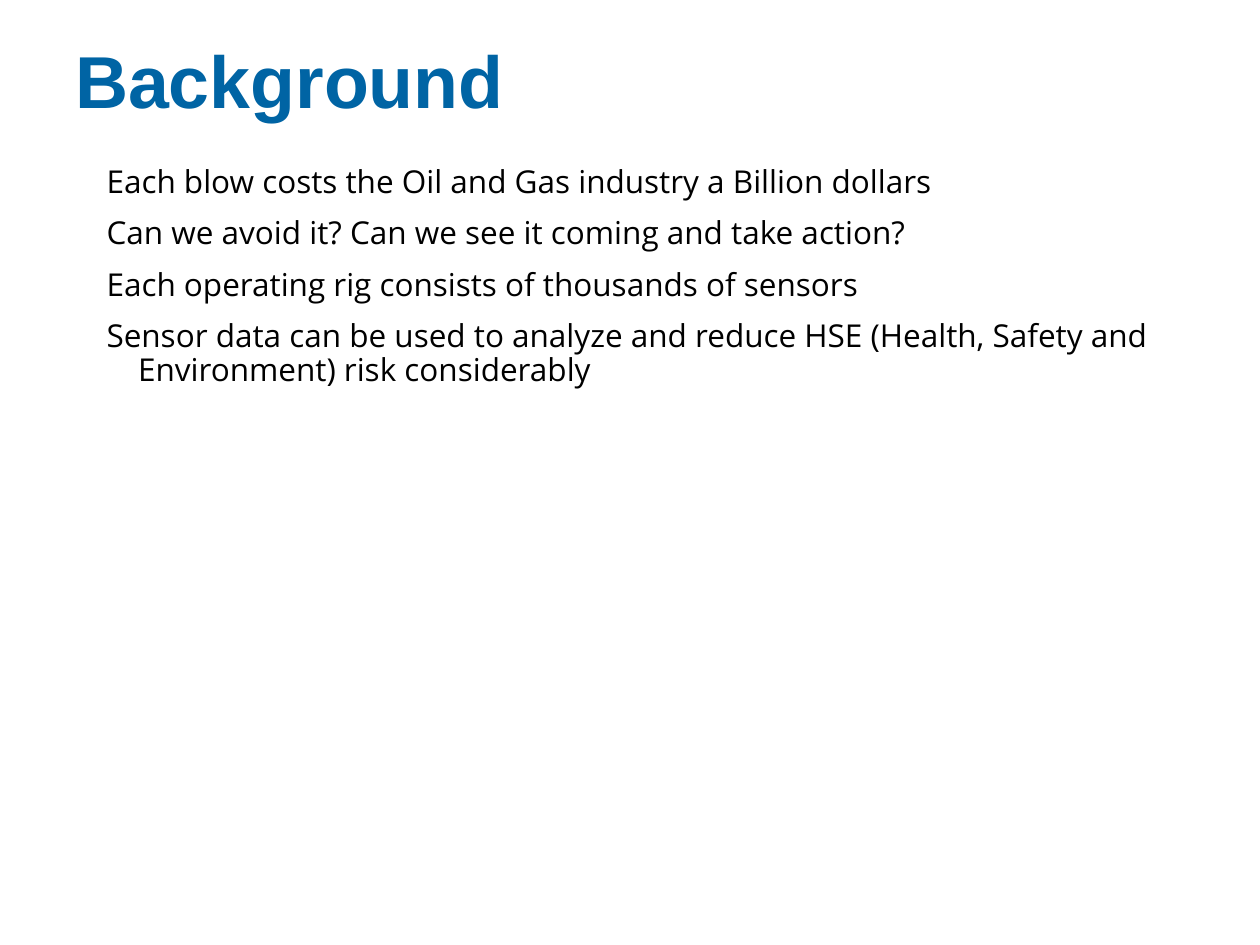
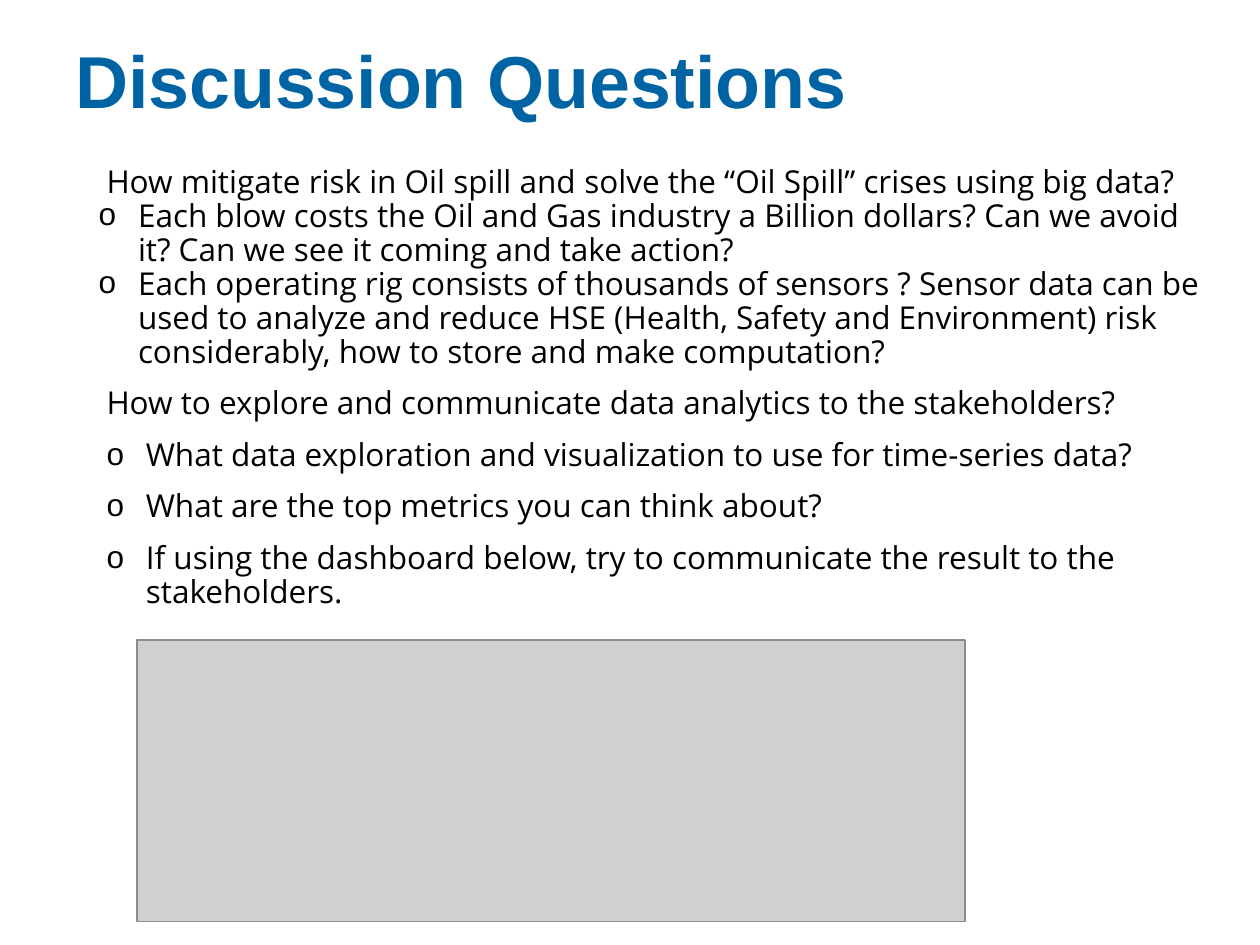
Before and after one commit to zhangyu027/UCI_Business_Analytics, a slide deck: slide 27 of 02_Slides/Day 3 - Creating Business Value through Data Presentation.pptx (slide 23 before the commit). Drawn at 1260x945 pixels with LibreOffice and Linux fonts; fonts in the diff are those of the drawing; grey boxes stand for pictures. Boxes give left, top, right and bottom in pixels: in the first picture for what was removed or moved away, otherwise in the second. Text is boxed around its words. In the diff, an @@ line names an element or a change of style, - is before the commit and + after.

Commit message:
Reorganize Business Analytics course materials for 2026

```diff
--- a/02_Slides/Day 3 - Creating Business Value through Data Presentation.pptx
+++ b/02_Slides/Day 3 - Creating Business Value through Data Presentation.pptx
@@ title at [75,54,846,122]: text changed @@
-Background
+Discussion Questions
@@ text at [107,169,1199,604]: text changed @@
-Each blow costs the Oil and Gas industry a Billion dollars
-Can we avoid it? Can we see it coming and take action?
-Each operating rig consists of thousands of sensors
-Sensor data can be used to analyze and reduce HSE (Health, Safety and Environment) risk considerably
+How mitigate risk in Oil spill and solve the “Oil Spill” crises using big data?
+o Each blow costs the Oil and Gas industry a Billion dollars? Can we avoid it? Can we see it coming and take action?
+o Each operating rig consists of thousands of sensors ? Sensor data can be used to analyze and reduce HSE (Health, Safety and Environment) risk considerably, how to store and make computation?
+How to explore and communicate data analytics to the stakeholders?
+o What data exploration and visualization to use for time-series data?
+o What are the top metrics you can think about?
+o If using the dashboard below, try to communicate the result to the stakeholders.
@@ picture added at [137,640,965,921] @@
```
Also in this commit, not shown: 2 other slides changed, 5 slides added, 56 other files.
